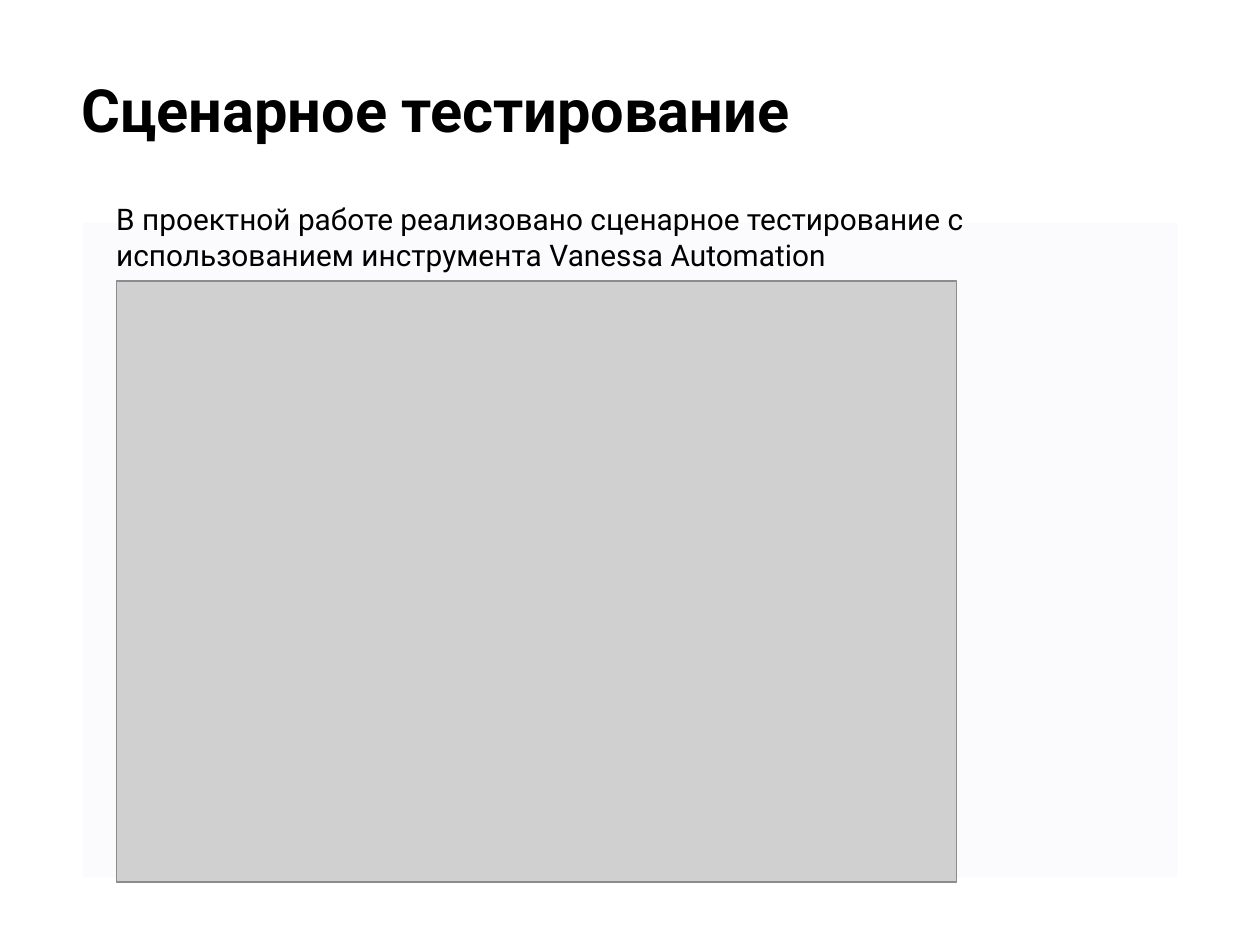
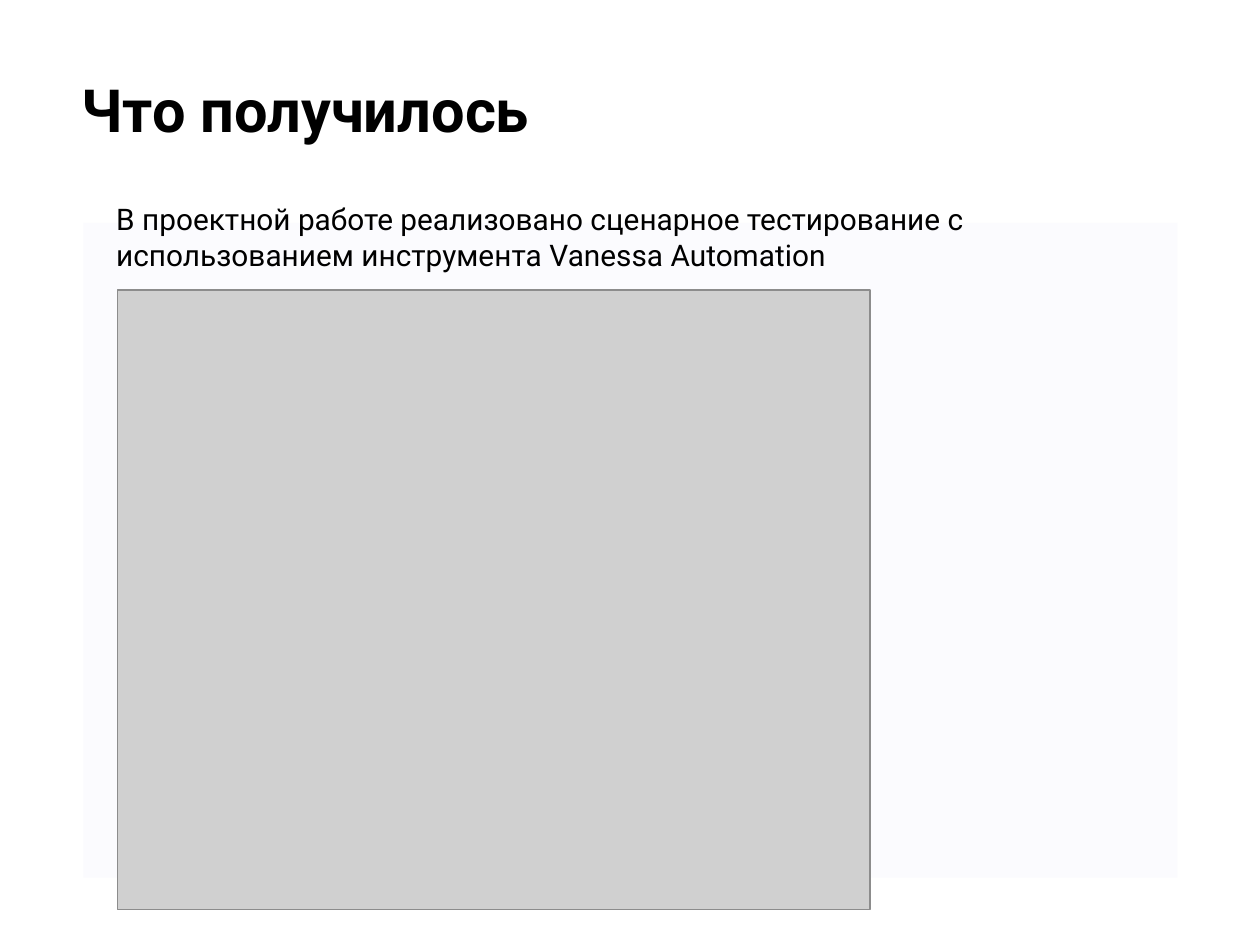
Before and after one commit to RomanShelamov/RomanShelamov_OTUS, a slide deck: slide 12 of doc/Presentation/Защита проекта_Шеламов Роман.pptx (slide 13 before the commit). Drawn at 1260x945 pixels with LibreOffice and Linux fonts; fonts in the diff are those of the drawing; grey boxes stand for pictures; background and template pictures are left out. Boxes give left, top, right and bottom in pixels: in the first picture for what was removed or moved away, otherwise in the second. Text is boxed around its words. In the diff, an @@ line names an element or a change of style, - is before the commit and + after.

```diff
--- a/doc/Presentation/Защита проекта_Шеламов Роман.pptx
+++ b/doc/Presentation/Защита проекта_Шеламов Роман.pptx
@@ title at <box>82,89,530,145</box>: text changed @@
-Сценарное тестирование
+Что получилось
@@ picture: place and size @@
-picture at <box>117,281,956,882</box>
+picture at <box>117,290,871,910</box>
```
Also in this commit, not shown: 1 other slide changed, 3 slides added, 1 slide removed, 28 other files.
